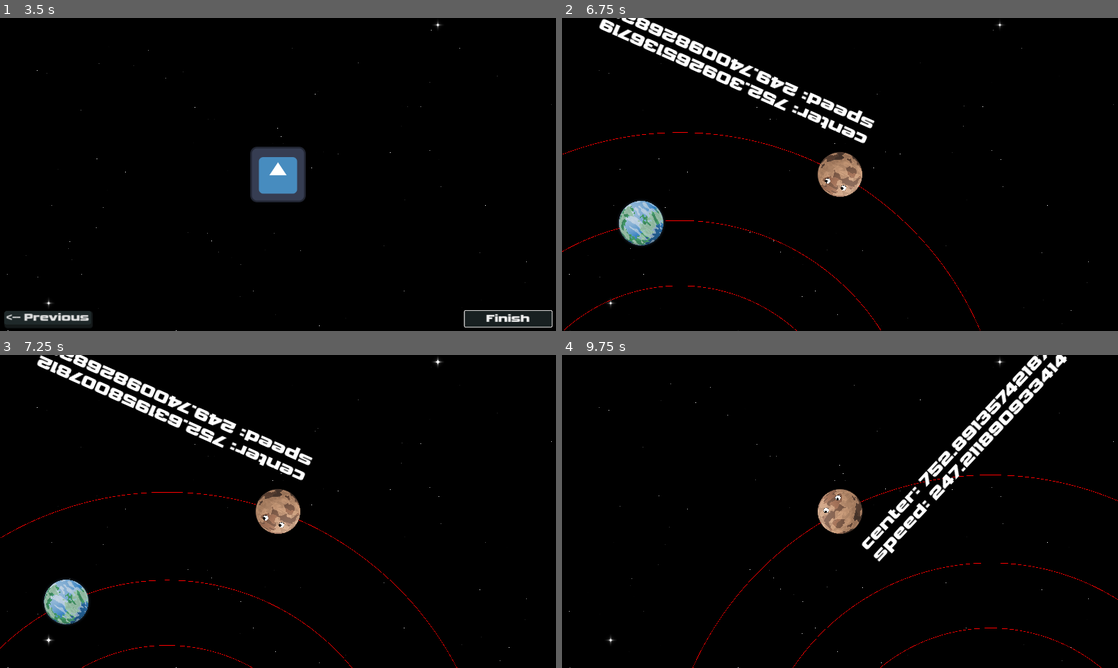
Above: before the commit, frames 1-4 (two rows, left to right).
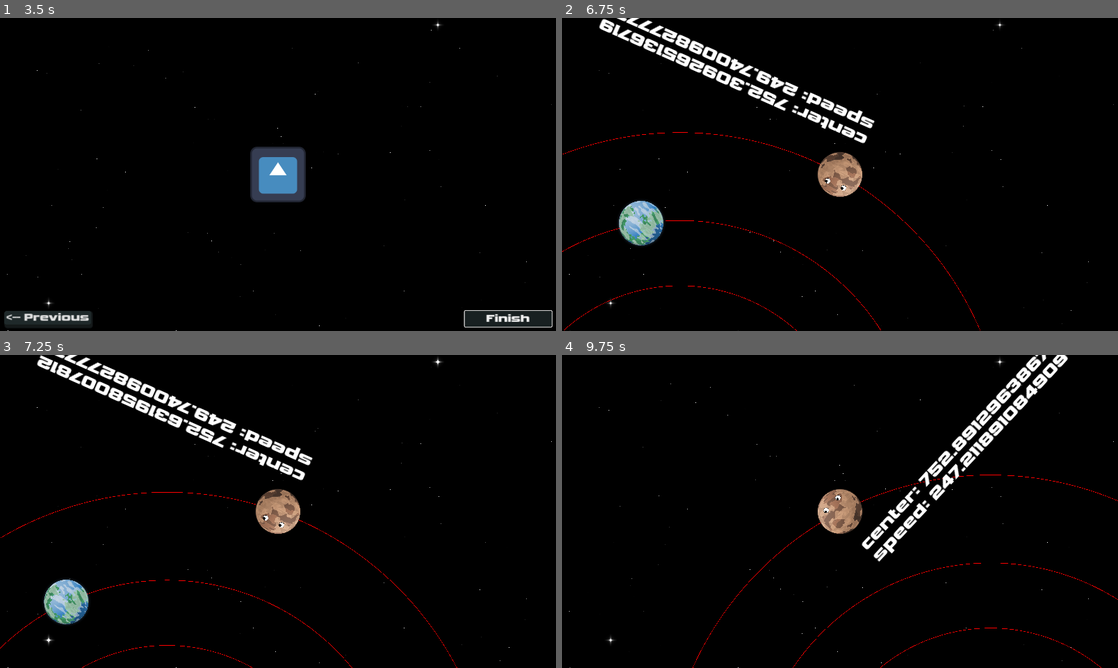
Above: after the commit, the same moments.

Repository: AnEvilPenguin/Pirate-Jam-16
Game: Godot game, scene res://Controllers/GameController/GameController.tscn
Two runs of this game, one before a commit and one after it. Both use one fixed random seed, a clock stepped at 60 frames per second and the inputs below. The engine's default icon, where the game draws it, is replaced by a stand-in: a white triangle on a blue panel in a dark square.
Inputs (mouse positions are in pixels of both pictures, inside the frame that each line leads up to):
- Up to frame 1 (3.5 s): click "NEW GAME" at 0.5 s; click "Next -->" at 1.25 s; click "<-- Previous" at 2 s; click "Next -->" at 2.75 s
- Up to frame 2 (6.75 s): click "Finish" at 3.5 s; tap Enter (ui_accept) at 4.25, 4.52, 5.27 s; move the mouse to (962, 158) at 4.27 s; hold Space (add_momentum) 4.28-5.03 s; hold Right (ui_right) 4.28-5.78 s; move the mouse to (728, 190) at 5.02 s; tap Space (add_momentum) at 5.1, 6.6 s; move the mouse to (895, 105) at 5.77 s; hold Left (ui_left) 5.78-6.53 s; hold Space (add_momentum) 5.78-6.53 s; move the mouse to (812, 237) at 6.52 s; hold Right (ui_right) from 6.53 s (still down)
- Up to frame 3 (7.25 s): keep holding Right (ui_right); tap Enter (ui_accept) at 6.77 s
- Up to frame 4 (9.75 s): move the mouse to (1006, 558) at 7.27 s; hold Space (add_momentum) 7.28-8.03 s; tap Enter (ui_accept) at 7.52, 8.27 s; move the mouse to (673, 464) at 8.02 s; release Right (ui_right) at 8.03 s; hold Left (ui_left) 8.03-8.78 s; tap Space (add_momentum) at 8.1, 9.6 s; move the mouse to (867, 511) at 8.77 s; hold Right (ui_right) 8.78-9.53 s; hold Space (add_momentum) 8.78-9.53 s; move the mouse to (756, 433) at 9.52 s; hold Left (ui_left) from 9.53 s (still down)

Frame 1 is identical in both runs. In frame 2, 0.2% of the frame differs, in the area x 10-19%, y 0-7%; in frame 3, 0.2%; in frame 4, 0.7%, in the area x 74-91%, y 0-23%.

Commit message:
fix: rotation shenaniganary

Diff:
--- a/Scenes/Planets/Pluto/pluto.gd
+++ b/Scenes/Planets/Pluto/pluto.gd
@@ -56,7 +56,7 @@
 	var orbitalDir = dirToCenter.orthogonal().limit_length()
 
 	# rotate so forward in same direction as player
-	var forward = Vector2.RIGHT.rotated(rotation)
+	var forward = Vector2.UP.rotated(rotation)
 
 	var toCenter = dirToCenter.dot(forward)
 	orbitalDistance += (toCenter * acceleration) * delta
@@ -69,4 +69,4 @@
 	var mouseCoords = get_global_mouse_position()
 	var mouseDirection = mouseCoords - global_position;
 
-	global_rotation = mouseDirection.angle()
+	rotation = mouseDirection.angle() + (PI / 2.0)
--- a/Scenes/Planets/Pluto/pluto.tscn
+++ b/Scenes/Planets/Pluto/pluto.tscn
@@ -12,8 +12,6 @@
 [node name="Pluto" type="CharacterBody2D"]
 z_index = 1
 z_as_relative = false
-rotation = 1.5708
-motion_mode = 1
 slide_on_ceiling = false
 script = ExtResource("1_4sphj")
 
@@ -21,7 +19,6 @@
 shape = SubResource("CircleShape2D_78acu")
 
 [node name="Node2D" type="Node2D" parent="."]
-rotation = 1.5708
 
 [node name="Sprite2D" type="Sprite2D" parent="Node2D"]
 scale = Vector2(0.1, 0.1)
